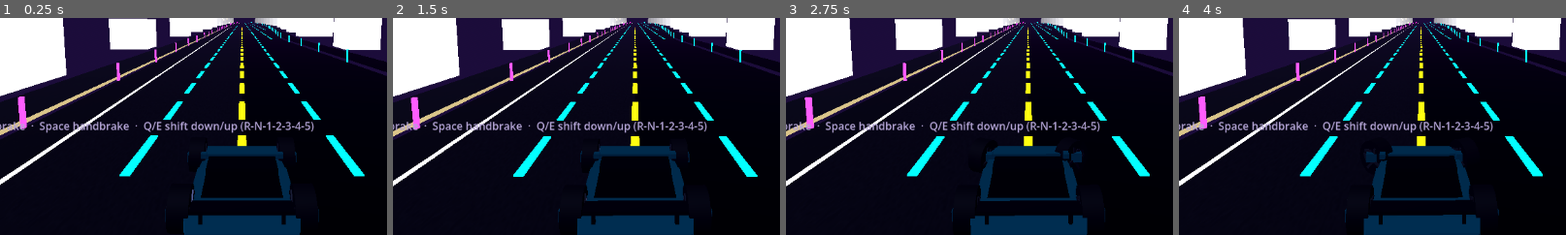
Above: before the commit, frames 1-4 (left to right).
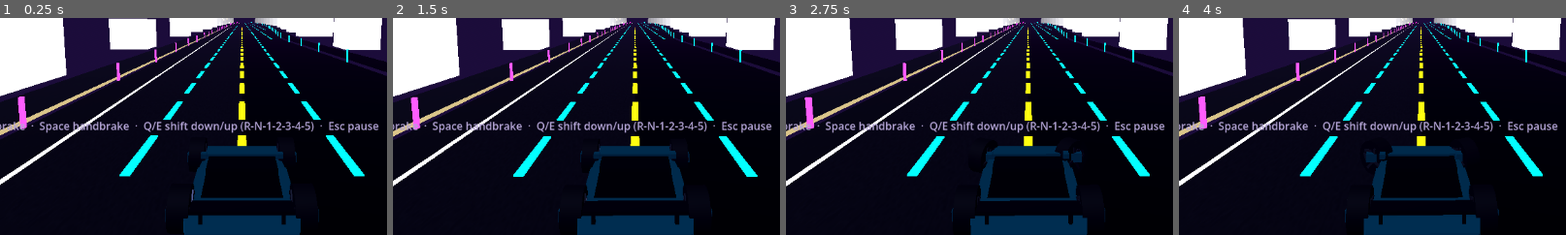
Above: after the commit, the same moments.

Repository: SmurfyHehe/neon-overdrive
Game: Godot game, scene res://Game.tscn
Two runs of this game, one before a commit and one after it. Both use one fixed random seed, a clock stepped at 60 frames per second and the inputs below.
Inputs (mouse positions are % of the whole screen's width and height, from its top left):
- Up to frame 1 (0.25 s): no input
- Up to frame 2 (1.5 s): tap Enter at 0.5 s; move the mouse to (72, 45) at 0.52 s; hold D 0.53-1.25 s; tap E at 0.6 s; click (72, 45) at 0.67 s; tap Space at 0.77 s; drag from (30, 55) to (45, 70) at 1.27 s
- Up to frame 3 (2.75 s): move the mouse to (60, 28) at 2.02 s; hold D from 2.03 s (still down); tap E at 2.1 s
- Up to frame 4 (4 s): release D at 2.75 s; drag from (45, 70) to (20, 35) at 2.77 s; tap Space at 3.5, 3.77 s; move the mouse to (80, 65) at 3.52 s; hold A from 3.53 s (still down); tap Q at 3.6 s; tap E at 3.8 s
The pictures show only the part of the screen within x 19-69%, y 39-89%; the shares and areas given below are measured in that part.

The runs differ from the first frame. In frame 1, 0.3% of the frame differs, in the area x 82-98%, y 47-54%; in frame 2, 0.3%; in frame 3, 0.3%; in frame 4, 0.3%.

Commit message:
Add game-state machine with pause, restart and quit (#27)
GameState (playing/paused) owns pause/resume/restart/quit and emits
state_changed so later milestones can add their own states. Esc toggles
pause via the SceneTree pause, so physics freezes; the 60 Hz tick is
untouched. PauseMenu is a plain overlay with default buttons (Resume,
Restart, Quit); styling is left for Roy. tests/game_state.gd drives the
real game to check pause, resume and restart.

Co-Authored-By: Claude Opus 5.5 <noreply@anthropic.com>

Diff:
--- a/scripts/game.gd
+++ b/scripts/game.gd
@@ -18,6 +18,7 @@
 var chunk_pool: Array = []  # Array of {root: Node3D, index: int}
 
 var player: PlayerCar
+var game_state: GameState
 
 var camera: Camera3D
 const CAM_DIST := 6.0
@@ -35,6 +36,7 @@
 	_setup_player()
 	_setup_camera()
 	_setup_debug_hud()
+	_setup_game_state()
 
 func _setup_world() -> void:
 	var env := Environment.new()
@@ -219,7 +221,7 @@
 	var controls := Label.new()
 	controls.position = Vector2(16, 400)
 	controls.add_theme_color_override("font_color", Color(0.71, 0.65, 0.84))
-	controls.text = "A/D steer  ·  W/S throttle/brake  ·  Space handbrake  ·  Q/E shift down/up (R-N-1-2-3-4-5)"
+	controls.text = "A/D steer  ·  W/S throttle/brake  ·  Space handbrake  ·  Q/E shift down/up (R-N-1-2-3-4-5)  ·  Esc pause"
 	hud.add_child(controls)
 
 func _update_debug_hud() -> void:
@@ -237,6 +239,12 @@
 		lbl_gear.add_theme_color_override("font_color", Color(0, 0.96, 1))
 		lbl_gear.scale = Vector2(1.0, 1.0)
 
+# ---------- game state (pause / restart / quit, issue #27) ----------
+func _setup_game_state() -> void:
+	game_state = GameState.new()
+	add_child(game_state)
+	add_child(PauseMenu.new(game_state))
+
 func _process(_delta: float) -> void:
 	_update_chunk_pool(player.position.z)
 	_update_camera()
--- /dev/null
+++ b/scripts/game_state.gd
@@ -0,0 +1,60 @@
+class_name GameState
+extends Node
+
+# Game-state machine (issue #27, ISSUES C2). Owns the run's top-level state
+# and the actions that change it: pause, resume, restart, quit.
+#
+# Today there are only two states. Later milestones add theirs here (a run
+# ending on damage, fuel running dry, a garage stop) rather than inventing a
+# parallel flag somewhere else. Anything that cares listens to state_changed.
+#
+# Pausing uses the SceneTree's own pause, so physics (the GEVP vehicle) and
+# every other default-mode node freeze. This node runs with
+# PROCESS_MODE_ALWAYS so it still hears Esc while paused. The physics tick
+# rate is untouched -- it must stay at 60 Hz (GEVP breaks at 30 Hz).
+
+enum State { PLAYING, PAUSED }
+
+signal state_changed(new_state: State, old_state: State)
+
+var state: State = State.PLAYING
+
+func _ready() -> void:
+	process_mode = Node.PROCESS_MODE_ALWAYS
+
+func _unhandled_input(event: InputEvent) -> void:
+	if event is InputEventKey and event.pressed and not event.echo and event.keycode == KEY_ESCAPE:
+		toggle_pause()
+		get_viewport().set_input_as_handled()
+
+func toggle_pause() -> void:
+	if state == State.PAUSED:
+		resume()
+	elif state == State.PLAYING:
+		pause()
+
+func pause() -> void:
+	if state != State.PLAYING:
+		return
+	get_tree().paused = true
+	_set_state(State.PAUSED)
+
+func resume() -> void:
+	if state != State.PAUSED:
+		return
+	get_tree().paused = false
+	_set_state(State.PLAYING)
+
+# Fresh run: reload the whole scene. Cheapest correct reset -- no per-system
+# reset code to keep in sync as systems are added.
+func restart() -> void:
+	get_tree().paused = false
+	get_tree().reload_current_scene()
+
+func quit() -> void:
+	get_tree().quit()
+
+func _set_state(new_state: State) -> void:
+	var old := state
+	state = new_state
+	state_changed.emit(new_state, old)
--- /dev/null
+++ b/scripts/pause_menu.gd
@@ -0,0 +1,54 @@
+class_name PauseMenu
+extends CanvasLayer
+
+# Pause overlay (issue #27). Deliberately plain: a dim backdrop and Godot's
+# default buttons, no theme or styling. The menu's look is Roy's call later;
+# restyle here without touching GameState.
+
+var game_state: GameState
+var resume_button: Button
+
+func _init(state: GameState) -> void:
+	game_state = state
+
+func _ready() -> void:
+	process_mode = Node.PROCESS_MODE_ALWAYS
+	layer = 10  # above the debug HUD
+	visible = false
+
+	var dim := ColorRect.new()
+	dim.color = Color(0, 0, 0, 0.6)
+	dim.set_anchors_preset(Control.PRESET_FULL_RECT)
+	add_child(dim)
+
+	var center := CenterContainer.new()
+	center.set_anchors_preset(Control.PRESET_FULL_RECT)
+	add_child(center)
+
+	var box := VBoxContainer.new()
+	box.add_theme_constant_override("separation", 8)
+	center.add_child(box)
+
+	var title := Label.new()
+	title.text = "PAUSED"
+	title.horizontal_alignment = HORIZONTAL_ALIGNMENT_CENTER
+	box.add_child(title)
+
+	resume_button = _add_button(box, "Resume", game_state.resume)
+	_add_button(box, "Restart", game_state.restart)
+	_add_button(box, "Quit", game_state.quit)
+
+	game_state.state_changed.connect(_on_state_changed)
+
+func _add_button(parent: Control, text: String, action: Callable) -> Button:
+	var b := Button.new()
+	b.text = text
+	b.custom_minimum_size = Vector2(160, 0)
+	b.pressed.connect(action)
+	parent.add_child(b)
+	return b
+
+func _on_state_changed(new_state: GameState.State, _old_state: GameState.State) -> void:
+	visible = new_state == GameState.State.PAUSED
+	if visible:
+		resume_button.grab_focus()  # keyboard/controller can navigate the menu
--- /dev/null
+++ b/tests/game_state.gd
@@ -0,0 +1,73 @@
+extends SceneTree
+
+# Game-state test (issue #27): runs the real Game.tscn and checks that
+# - Esc pauses: tree paused, menu visible, the car stops moving
+# - Esc again resumes: tree unpaused, menu hidden, the car moves again
+# - Restart reloads the scene: a fresh Game node, unpaused, in PLAYING
+# Quit is not exercised (it would end the test run itself).
+#
+# Exit code 1 on failure. Run (a window opens for a few seconds):
+#   Godot_v4.7.2-stable_win64_console.exe --path . -s res://tests/game_state.gd
+
+var frame := 0
+var failures: Array[String] = []
+var paused_pos := Vector3.ZERO
+var first_game: Node
+
+func _initialize() -> void:
+	change_scene_to_file("res://Game.tscn")
+
+func _process(_delta: float) -> bool:
+	frame += 1
+	var game := current_scene
+	match frame:
+		20:
+			first_game = game
+			_key(KEY_W, true)
+		180:
+			_key(KEY_ESCAPE, true); _key(KEY_ESCAPE, false)
+		185:
+			_check(paused, "Esc should pause the tree")
+			_check(game.game_state.state == GameState.State.PAUSED, "state should be PAUSED")
+			_check(_menu(game).visible, "pause menu should be visible")
+			paused_pos = game.player.global_position
+		245:
+			_check(game.player.global_position.distance_to(paused_pos) < 0.001,
+				"car moved while paused (%s -> %s)" % [paused_pos, game.player.global_position])
+			_key(KEY_ESCAPE, true); _key(KEY_ESCAPE, false)
+		250:
+			_check(not paused, "second Esc should unpause")
+			_check(game.game_state.state == GameState.State.PLAYING, "state should be PLAYING")
+			_check(not _menu(game).visible, "pause menu should hide on resume")
+		330:
+			_check(game.player.global_position.distance_to(paused_pos) > 0.5,
+				"car should move again after resume")
+			_key(KEY_W, false)
+			game.game_state.pause()
+			game.game_state.restart()
+		350:
+			_check(game != first_game and is_instance_valid(game), "restart should load a fresh Game")
+			_check(not paused, "restart should leave the tree unpaused")
+			_check(game.game_state.state == GameState.State.PLAYING, "fresh run starts PLAYING")
+			for f in failures:
+				printerr("FAIL: ", f)
+			print("game_state: ", "PASS" if failures.is_empty() else "FAIL")
+			quit(0 if failures.is_empty() else 1)
+	return false
+
+func _key(code: Key, pressed: bool) -> void:
+	var ev := InputEventKey.new()
+	ev.keycode = code
+	ev.physical_keycode = code
+	ev.pressed = pressed
+	Input.parse_input_event(ev)
+
+func _menu(game: Node) -> PauseMenu:
+	for c in game.get_children():
+		if c is PauseMenu:
+			return c
+	return null
+
+func _check(ok: bool, msg: String) -> void:
+	if not ok:
+		failures.append(msg)
Not shown, added: scripts/game_state.gd.uid
Not shown, added: scripts/pause_menu.gd.uid
Not shown, added: tests/game_state.gd.uid
